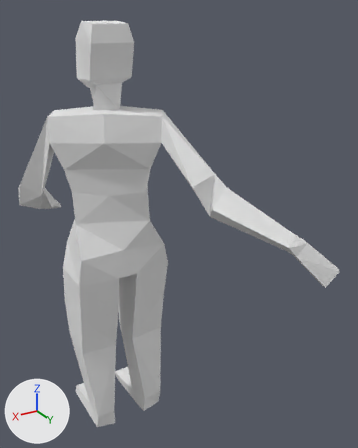
A saved change to the Blender file models/person.blend.
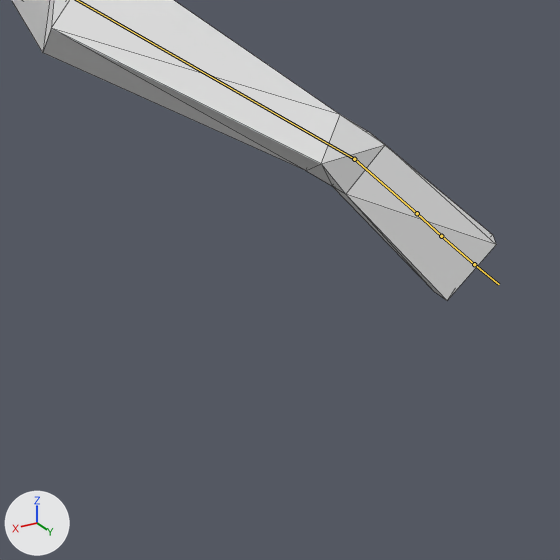
Each version appears first whole from a camera (50 mm lens) standing at (0.644, 1.53, 1.568) and looking at (-0.225, 0.083, 0.844), and next in a close-up on the part from 55% to 100% of the width and 45% to 81% of the height. The lights are fixed; the arrows at lower left show +X, +Y and +Z. Both versions are drawn at frame 60 of the action 'bones.001Action'; the numbers are the values there. The bones that bend it are drawn over the model as lines in the close-ups. The close-ups show mesh edges as thin lines.

Objects in the first close-up: 'body'.
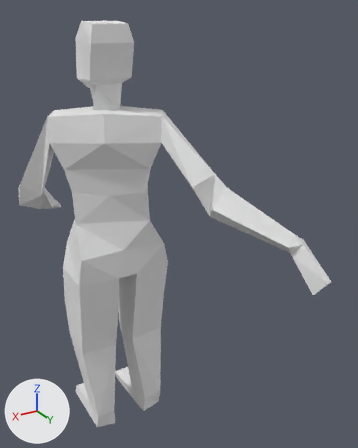
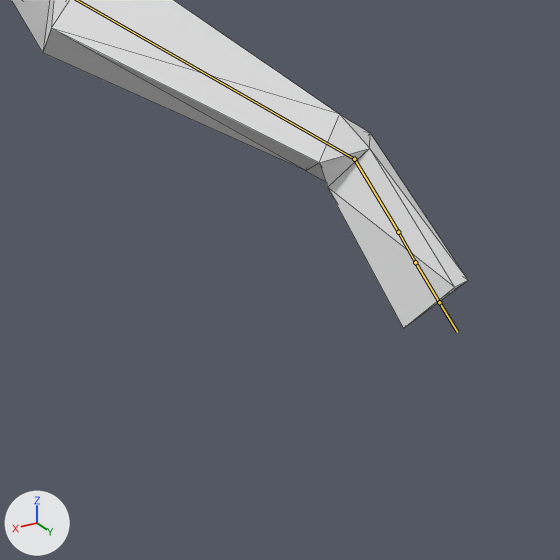
The change in detail:
Bone 'Hand.R' (bone_hand_r) turns from (-11, 15, -21) to (28, 40, -6) degrees about its own x, y and z.

Where the change shows, as pixel boxes (x1, y1, x2, y2) in the close-ups (560 x 560 px):
'body', posed: before (12, 0, 496, 300); after (12, 0, 468, 328)
bone 'Hand.R', root to tip: before (354, 159) to (417, 213); after (354, 159) to (398, 232)
